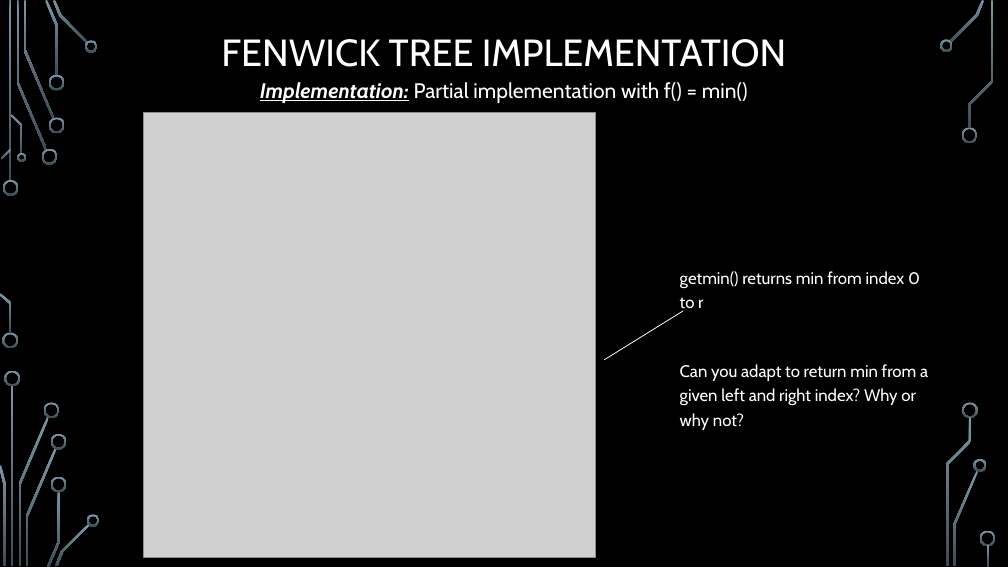
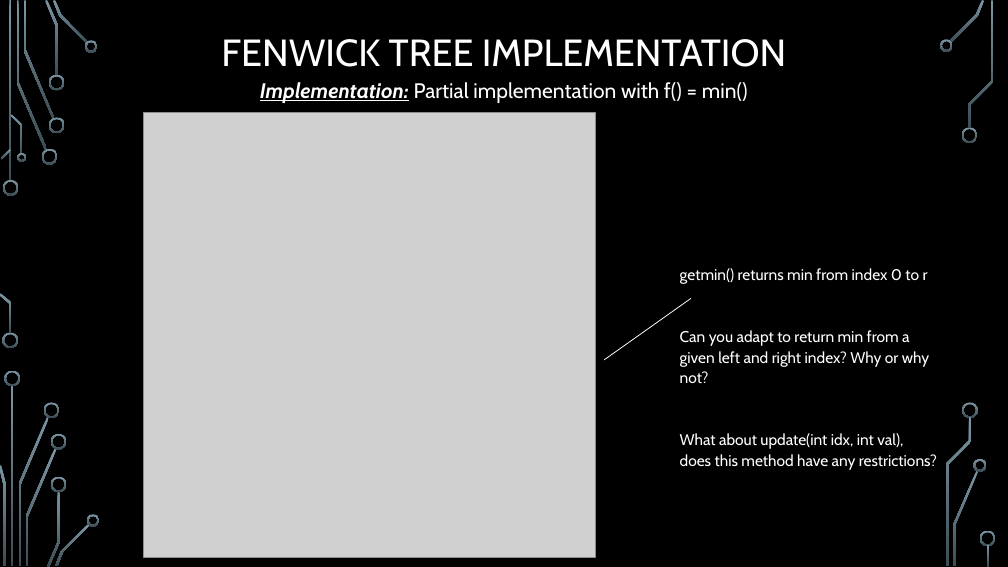
Before and after one commit to janiceeguo/advAlgo, a slide deck: slide 24 of slides/Trees-FenwickTrees.pptx. Drawn at 1008x567 pixels with LibreOffice and Linux fonts; fonts in the diff are those of the drawing; grey boxes stand for pictures; background and template pictures are left out. Boxes give left, top, right and bottom in pixels: in the first picture for what was removed or moved away, otherwise in the second. Text is boxed around its words. In the diff, an @@ line names an element or a change of style, - is before the commit and + after.

```diff
--- a/slides/Trees-FenwickTrees.pptx
+++ b/slides/Trees-FenwickTrees.pptx
@@ text at (680, 268, 929, 383): size 16 to 14.8 pt in "getmin() returns min from index 0 to ...", "Can you adapt to return min from ..."; line spacing 1.2 to 1.1 @@
@@ line moved from (604, 360) - (684, 311) to (604, 360) - (691, 299) @@
@@ text at (680, 433, 937, 470): paragraph added @@
+What about update(int idx, int val), does this method have any restrictions?
```
Also in this commit, not shown: 1 other slide changed, 3 slides added, 3 other files.
